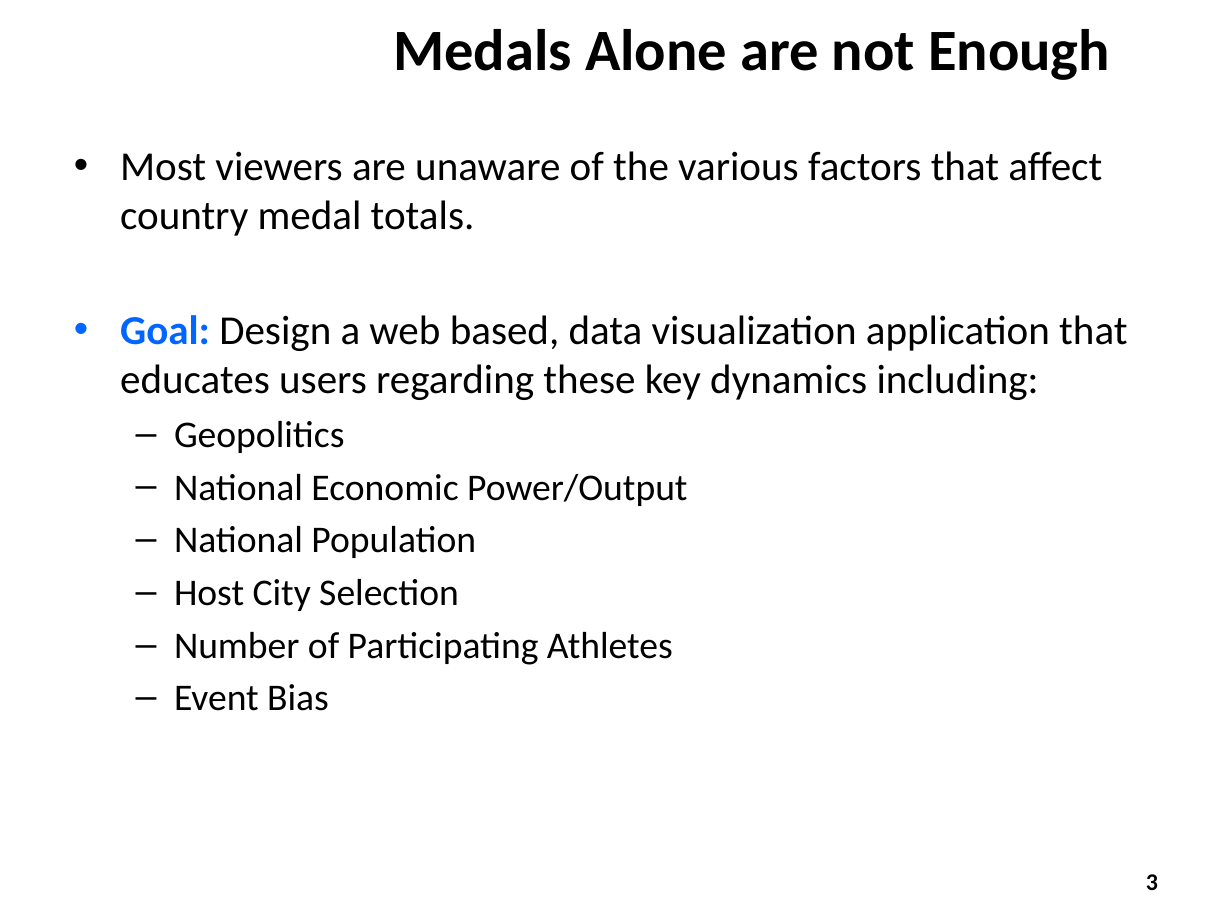
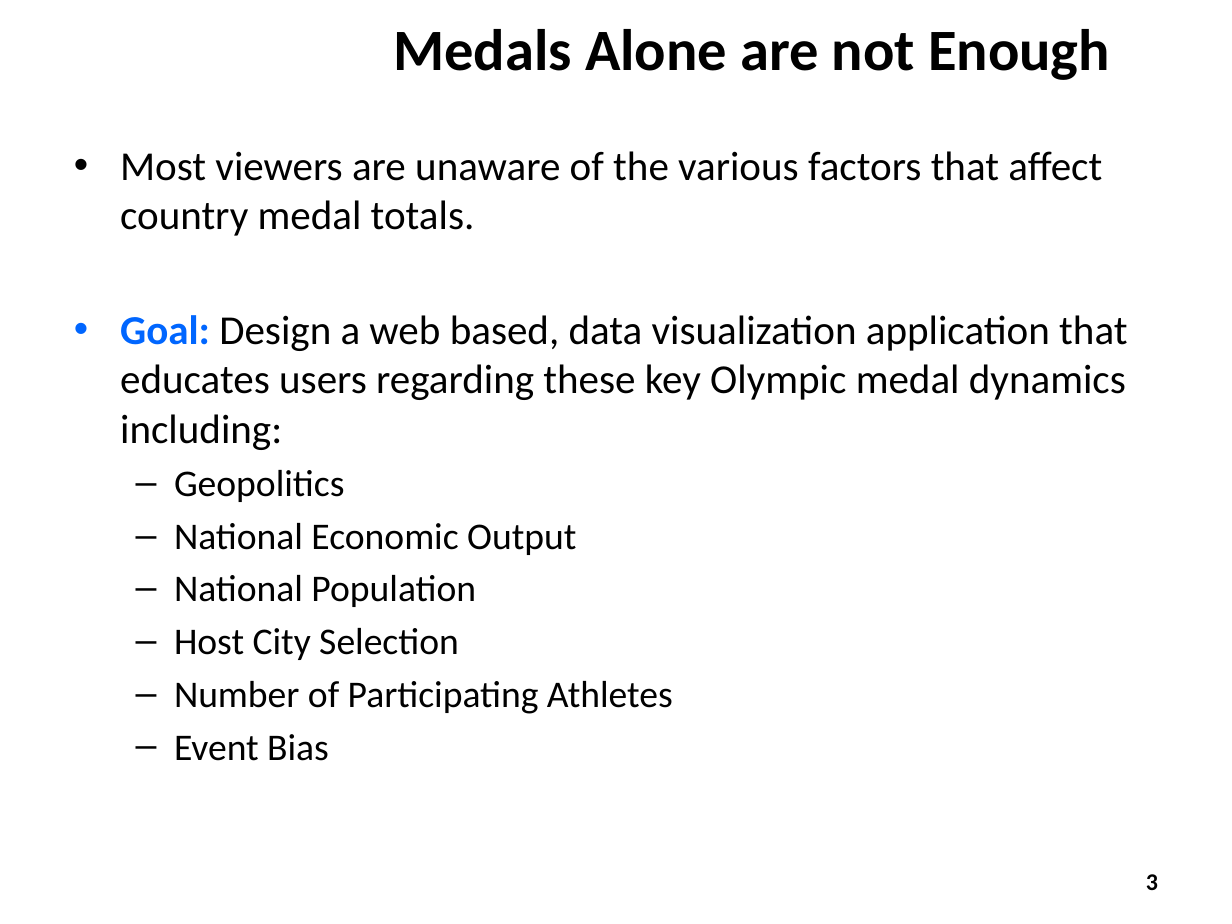
Before and after one commit to ZaydH/CS235, a slide deck: slide 3 of Final_Project/Presentation/CS235 - Team Thundercats - Final Project Presentation.pptx. Drawn at 1232x924 pixels with LibreOffice and Linux fonts; fonts in the diff are those of the drawing; background and template pictures are left out. Boxes give left, top, right and bottom in pixels: in the first picture for what was removed or moved away, otherwise in the second. Text is boxed around its words. In the diff, an @@ line names an element or a change of style, - is before the commit and + after.

Commit message:
Small modification to Olympics presentation.

```diff
--- a/Final_Project/Presentation/CS235 - Team Thundercats - Final Project Presentation.pptx
+++ b/Final_Project/Presentation/CS235 - Team Thundercats - Final Project Presentation.pptx
@@ text at [120, 315, 1127, 450]: text changed @@
-• Goal: Design a web based, data visualization application that educates users regarding these key dynamics including:
+• Goal: Design a web based, data visualization application that educates users regarding these key Olympic medal dynamics including:
@@ text at [174, 523, 576, 555]: text changed @@
-  – National Economic Power/Output
+  – National Economic Output
```
Also in this commit, not shown: 1 other slide changed.
